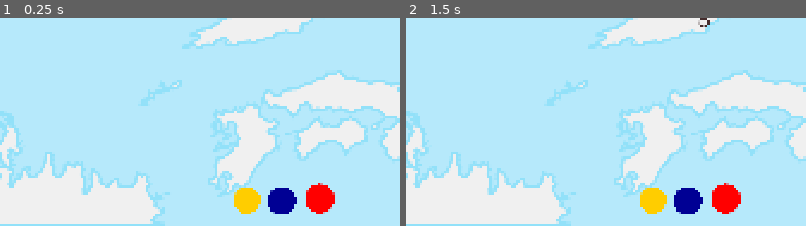
Above: before the commit, frames 1-2 (left to right).
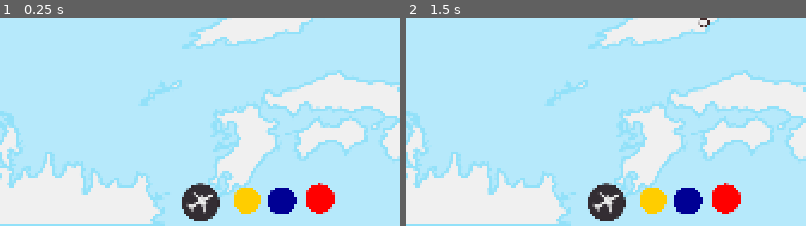
Above: after the commit, the same moments.

Repository: top-it-090304/Holding-Pattern
Game: Godot game, scene res://scene/Main.tscn
The game is run twice, just before and just after one commit, with the same random seed, the same clock (stepped at 60 frames per second) and the same inputs.
Inputs (mouse positions are % of the whole screen's width and height, from its top left):
- Up to frame 1 (0.25 s): no input
- Up to frame 2 (1.5 s): click (48, 94) at 0.5 s; click (52, 94) at 1.25 s
The pictures show only the part of the screen within x 17-67%, y 50-100%; the shares and areas given below are measured in that part.

The runs differ from the first frame. In frame 1, 1.4% of the frame differs, in the area x 45-55%, y 79-98%; in frame 2, 1.4%.

Commit message:
Add objects

Diff:
--- a/scene/Main.tscn
+++ b/scene/Main.tscn
@@ -5,9 +5,9 @@
 [ext_resource type="Texture2D" uid="uid://d3hmyd7fm44gt" path="res://objects/Button_yellow.png" id="3_mnmej"]
 [ext_resource type="Texture2D" uid="uid://c32r7a0jfkk6t" path="res://objects/Button_blue.png" id="4_o6q0f"]
 [ext_resource type="Texture2D" uid="uid://ck4unu555lgo2" path="res://objects/Button_red.png" id="5_s5yxy"]
-[ext_resource type="Texture2D" uid="uid://d3tsmkamneqhh" path="res://objects/count_fly1.png" id="6_o6q0f"]
+[ext_resource type="Texture2D" uid="uid://7ire7onvi2fn" path="res://objects/count_fly.png" id="6_eik88"]
 [ext_resource type="Script" uid="uid://c44tchjyc16q0" path="res://scripts/Fly_add.gd" id="7_s5yxy"]
-[ext_resource type="Texture2D" uid="uid://bi886ahq5qb1a" path="res://objects/Fly.png" id="8_eik88"]
+[ext_resource type="Texture2D" uid="uid://dirl28ic4l46t" path="res://objects/Fly_ghost.png" id="8_eik88"]
 
 [sub_resource type="ButtonGroup" id="ButtonGroup_hr7lf"]
 allow_unpress = true
@@ -91,12 +91,12 @@
 flat = true
 
 [node name="PlaneIcon" type="TextureRect" parent="." unique_id=1910985803]
-offset_left = 785.0
-offset_top = 910.0
-offset_right = 855.0
-offset_bottom = 983.0
+offset_left = 760.0
+offset_top = 894.0
+offset_right = 860.0
+offset_bottom = 994.0
 mouse_filter = 0
-texture = ExtResource("6_o6q0f")
+texture = ExtResource("6_eik88")
 script = ExtResource("7_s5yxy")
 
 [node name="TextureFly" type="TextureRect" parent="." unique_id=1382701883]
--- a/scene/Plane.tscn
+++ b/scene/Plane.tscn
@@ -4,5 +4,6 @@
 [ext_resource type="Script" uid="uid://xpvr5u4nrccq" path="res://scripts/Plane.gd" id="1_y8oyu"]
 
 [node name="Plane" type="Sprite2D" unique_id=2066481645]
+scale = Vector2(0.46666664, 0.4666667)
 texture = ExtResource("1_jl0la")
 script = ExtResource("1_y8oyu")
Binary file changed: objects/Fly.png
Binary file added: objects/Fly_ghost.png
Not shown, added: objects/Fly_ghost.png.import
